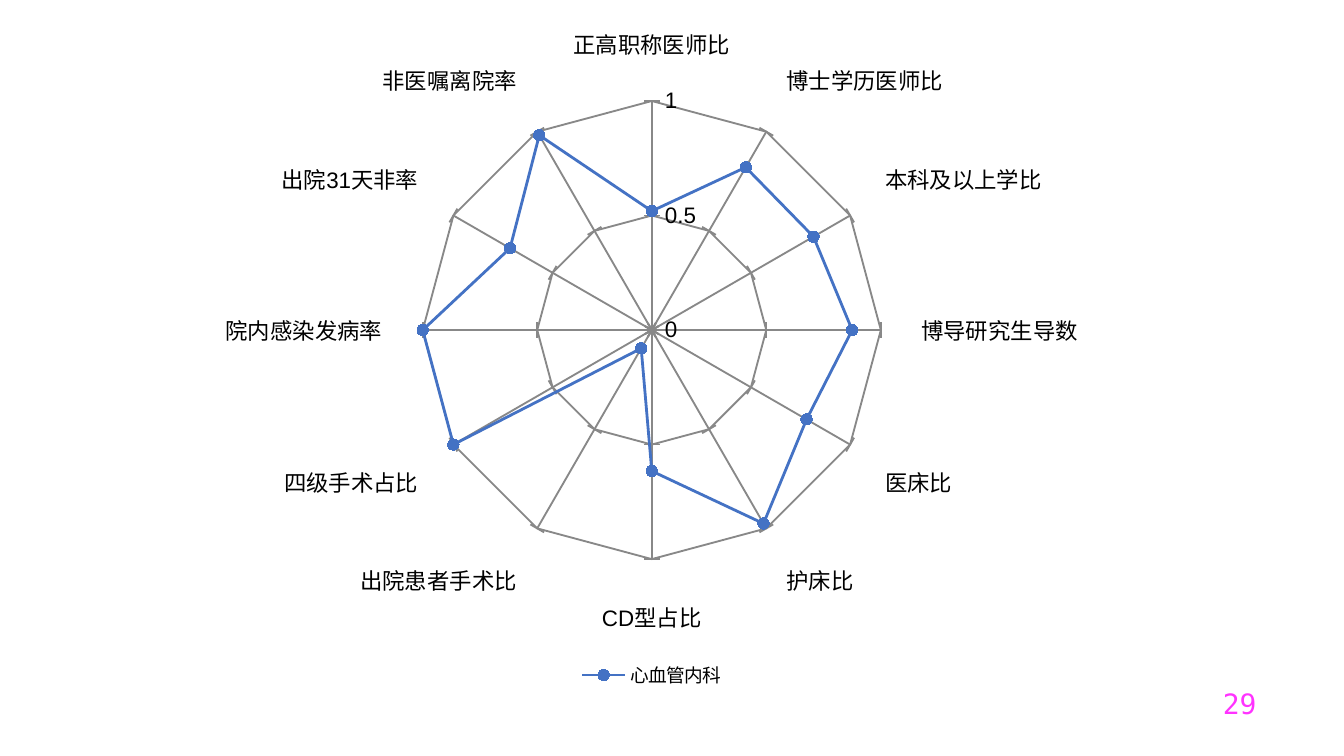
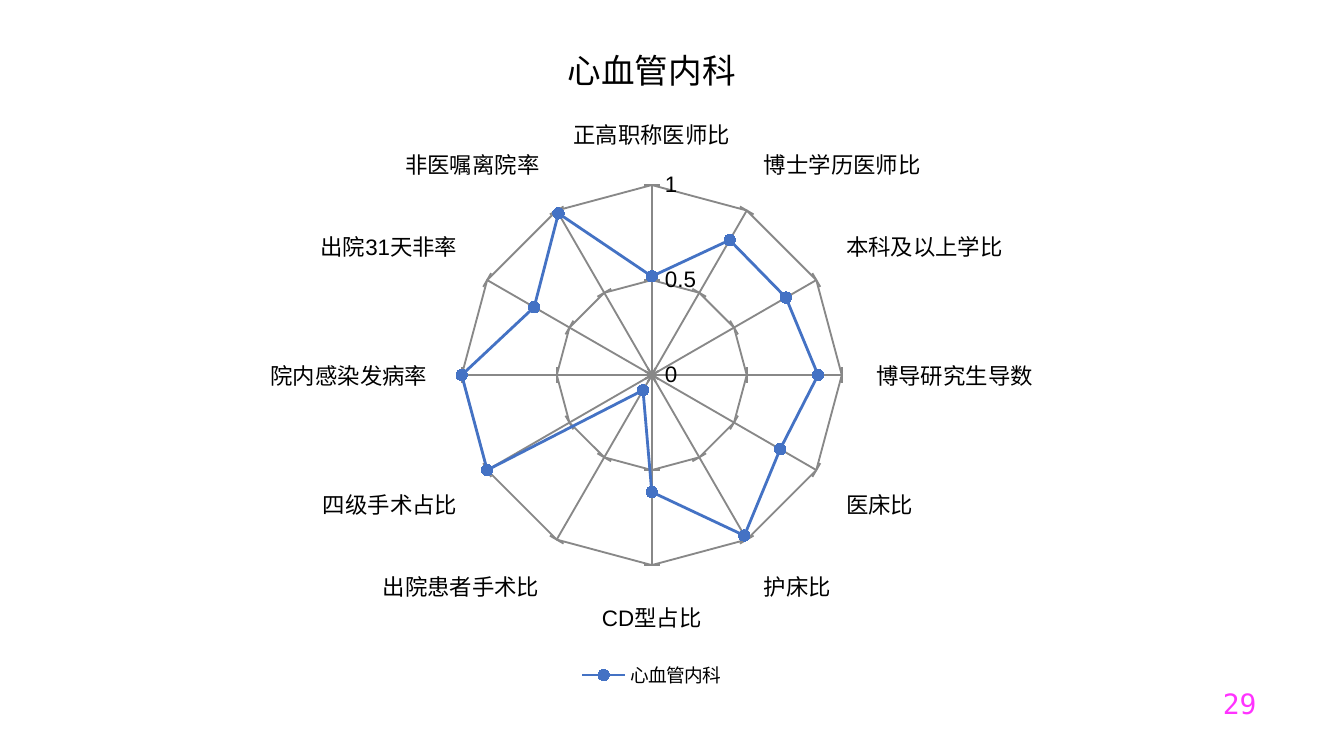
Before and after one commit to Tostig0916/hqcoffee, a slide deck: slide 29 of outputs/PPT/jsszyy.pptxgen.pptx. Drawn at 1344x756 pixels with LibreOffice and Linux fonts; fonts in the diff are those of the drawing. Boxes give left, top, right and bottom in pixels: in the first picture for what was removed or moved away, otherwise in the second. Text is boxed around its words. In the diff, an @@ line names an element or a change of style, - is before the commit and + after.

```diff
--- a/outputs/PPT/jsszyy.pptxgen.pptx
+++ b/outputs/PPT/jsszyy.pptxgen.pptx
@@ radar chart at <box>13,13,1290,694</box> @@
@@ title "心血管内科" added @@
```
Also in this commit, not shown: 36 other slides changed, 2 other files.
